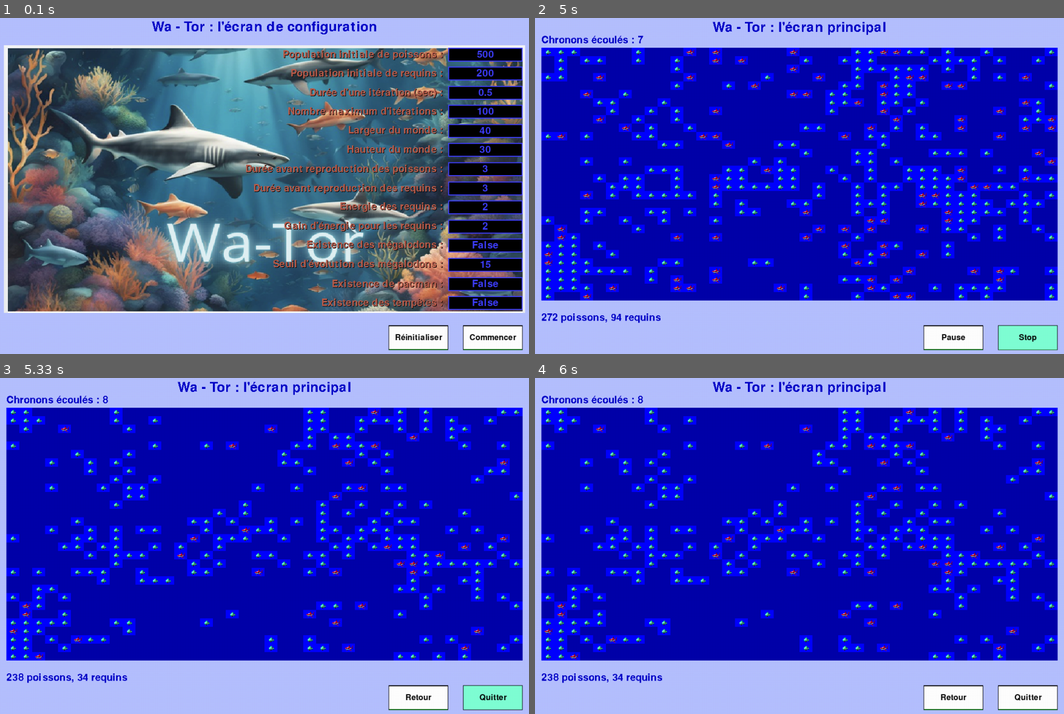
Above: before the commit, frames 1-4 (two rows, left to right).
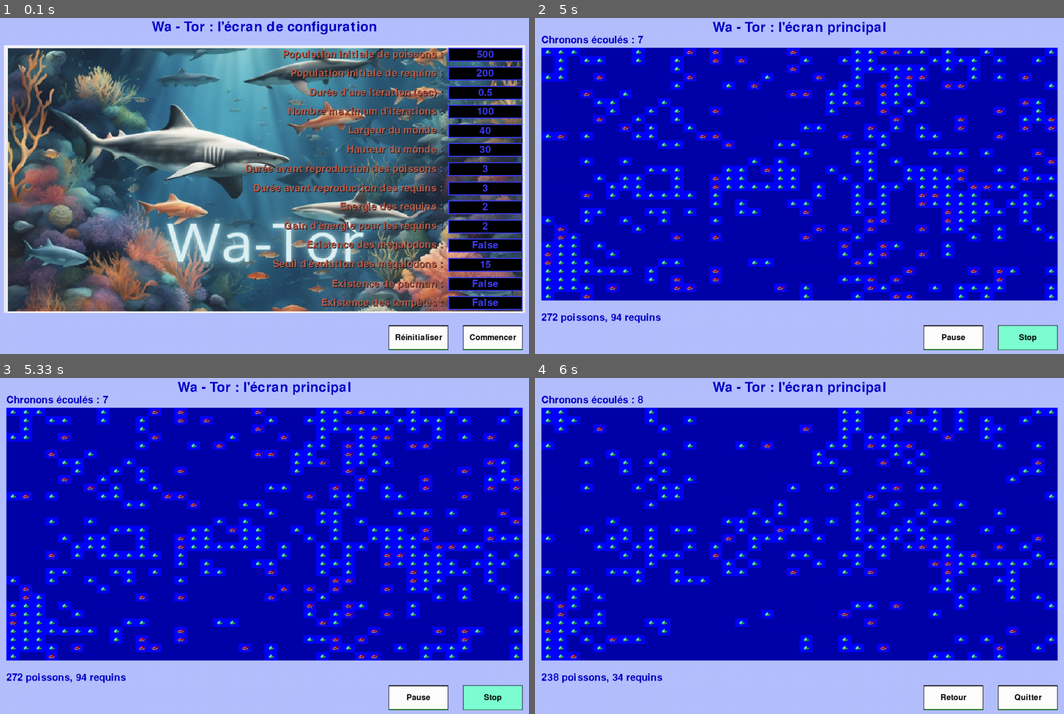
Above: after the commit, the same moments.

Repository: Khadaassi/Simplon_Wa-tor
Game: pygame game, started from main.py
The game is run twice, just before and just after one commit, with the same random seed, the same clock (stepped at 60 frames per second) and the same inputs.
Inputs (mouse positions are in pixels of both pictures, inside the frame that each line leads up to):
- Up to frame 1 (0.1 s): no input
- Up to frame 2 (5 s): click (1026, 337) at 0.38 s; click (630, 273) at 1.27 s; click (1026, 337) at 1.6 s; click (603, 182) at 1.93 s; click (1026, 337) at 4.98 s
- Up to frame 3 (5.33 s): no input
- Up to frame 4 (6 s): click (989, 619) at 5.62 s

Frames 1-2 are identical in both runs. In frame 3, 28% of the frame differs, in the area x 1-99%, y 5-99%; in frame 4, nothing differs.

Commit message:
show storm info in playscreen

Diff:
--- a/WaTorDisplay.py
+++ b/WaTorDisplay.py
@@ -161,6 +161,9 @@
         if world.enable_pacman :
             iteration_info.add_pacman_info(world.pacman_score)
 
+        if world.enable_storms :
+            iteration_info.add_storms_info(world.killed_by_storm)
+
         return data, iteration_info
 
 
--- a/main.py
+++ b/main.py
@@ -82,7 +82,7 @@
         display.stop() # tells display there is no more world to show
 
         # function to plot the population of fish and sharks
-        # plot_population(iterations, fish_population, shark_population, megalodon_population)
+        plot_population(iterations, fish_population, shark_population, megalodon_population)
 
         # keep the screen visible while user don't quit the pygame window (or click on 'Exit')
         while display.state not in [DisplayState.CONF, DisplayState.OUT] :
--- a/watorpygame/IterationInfo.py
+++ b/watorpygame/IterationInfo.py
@@ -7,6 +7,7 @@
         self.megalodon_pop = 0
         self.allow_pacman = False
         self.pacman_score = 0
+        self.allow_storms = False
 
     def add_megalodons_info(self, megalodon_pop) :
         self.allow_megalodons = True
@@ -15,3 +16,7 @@
     def add_pacman_info(self, pacman_score) :
         self.allow_pacman = True
         self.pacman_score = pacman_score
+
+    def add_storms_info(self, killed_by_storm) :
+        self.allow_storms = True
+        self.killed_by_storm = killed_by_storm
--- a/watorpygame/PlayScreen.py
+++ b/watorpygame/PlayScreen.py
@@ -155,6 +155,11 @@
         if self.iterationInfo.allow_pacman :
             under_info += f", score de pacman : {self.iterationInfo.pacman_score}"
 
+        if self.iterationInfo.allow_storms :
+            under_info += ", tué{0} par tempête : {1}".format(
+                "s" if self.iterationInfo.killed_by_storm >1 else "",
+                self.iterationInfo.killed_by_storm)
+
         label_writer.draw(screen, under_info,  border_length,
             window_height - int(1.5*border_length) - button_height,
             30,
--- a/world.py
+++ b/world.py
@@ -207,6 +207,8 @@
                         self.grid[x][y].skip_first_tail_check = False
                     else:
                         self.grid[self.grid[x][y].tail_pos[0]][self.grid[x][y].tail_pos[1]] = False
+
+                    assert isinstance(self.grid[x][y], Megalodon)
 
                     #Megalodons lose energy when moving.
                     if not self.grid[x][y].energy_management():
Binary file changed: images/wator_populations.png
